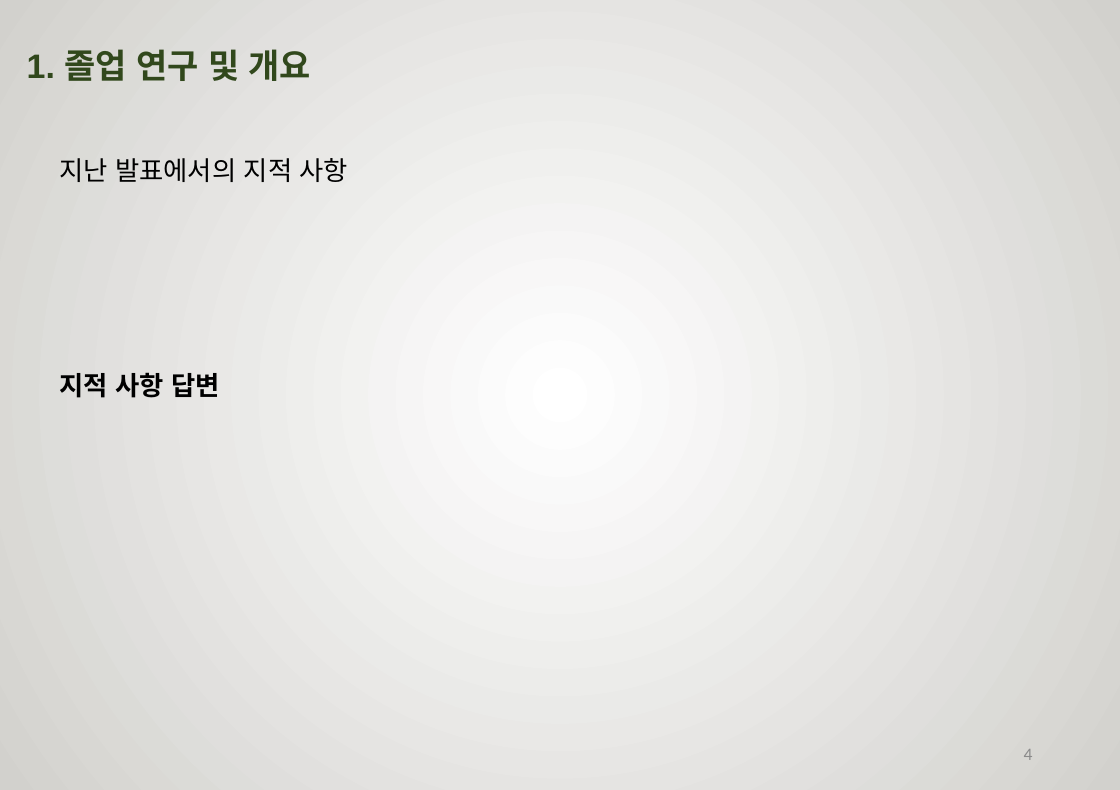
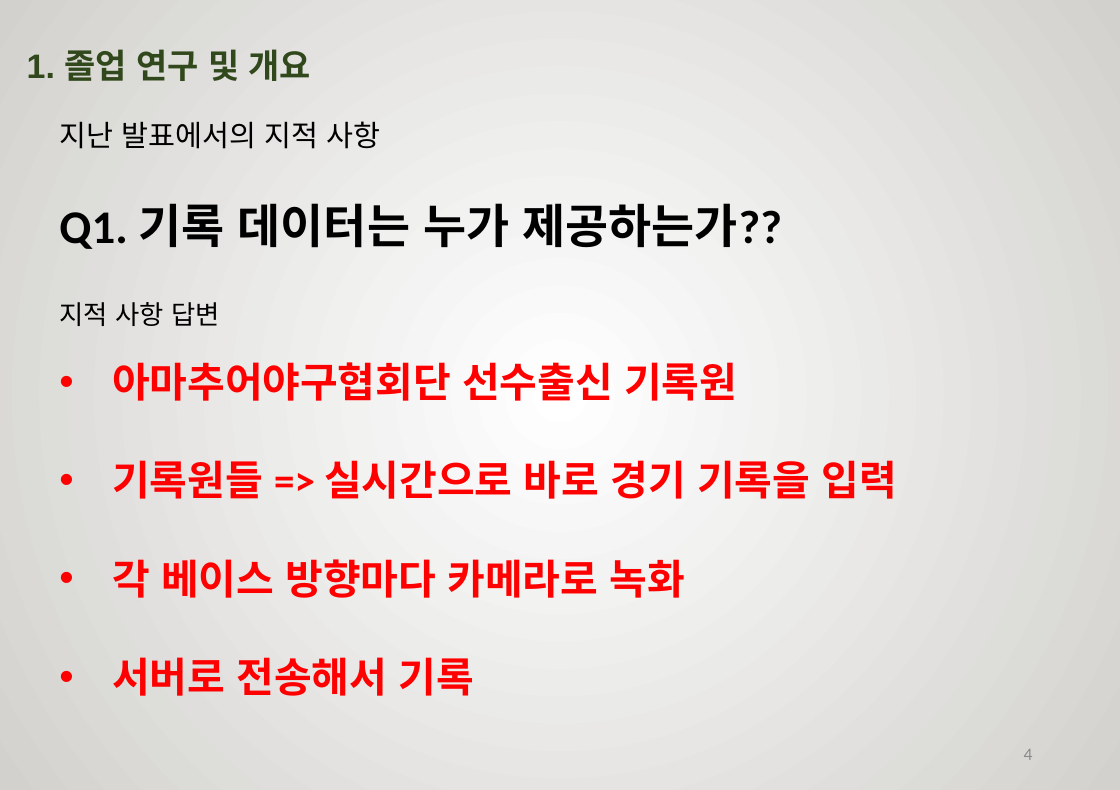
Before and after one commit to rimbong/Webengers, a slide deck: slide 4 of resources/졸작설계서.pptx. Drawn at 1120x790 pixels with LibreOffice and Linux fonts; fonts in the diff are those of the drawing; background and template pictures are left out. Boxes give left, top, right and bottom in pixels: in the first picture for what was removed or moved away, otherwise in the second. Text is boxed around its words. In the diff, an @@ line names an element or a change of style, - is before the commit and + after.

```diff
--- a/resources/졸작설계서.pptx
+++ b/resources/졸작설계서.pptx
@@ text "지난 발표에서의 지적 사항": place and size @@
-text "지난 발표에서의 지적 사항" at box(59, 158, 348, 182)
+text "지난 발표에서의 지적 사항" at box(59, 121, 381, 149)
@@ text "지난 발표에서의 지적 사항" at box(59, 121, 381, 149): size 18 to 20 pt @@
@@ text added at box(59, 203, 782, 249), 32 pt, text #000000, bold @@
+Q1. 기록 데이터는 누가 제공하는가??
@@ text "지적 사항 답변": place and size @@
-text "지적 사항 답변" at box(59, 372, 219, 398)
+text "지적 사항 답변" at box(59, 302, 219, 326)
@@ text "지적 사항 답변" at box(59, 302, 219, 326): bold off @@
@@ text added at box(112, 362, 897, 696), 28 pt, text #FF0000, bold @@
+• 아마추어야구협회단 선수출신 기록원
+• 기록원들 => 실시간으로 바로 경기 기록을 입력
+• 각 베이스 방향마다 카메라로 녹화
+• 서버로 전송해서 기록
```
Also in this commit, not shown: 3 slides added.
